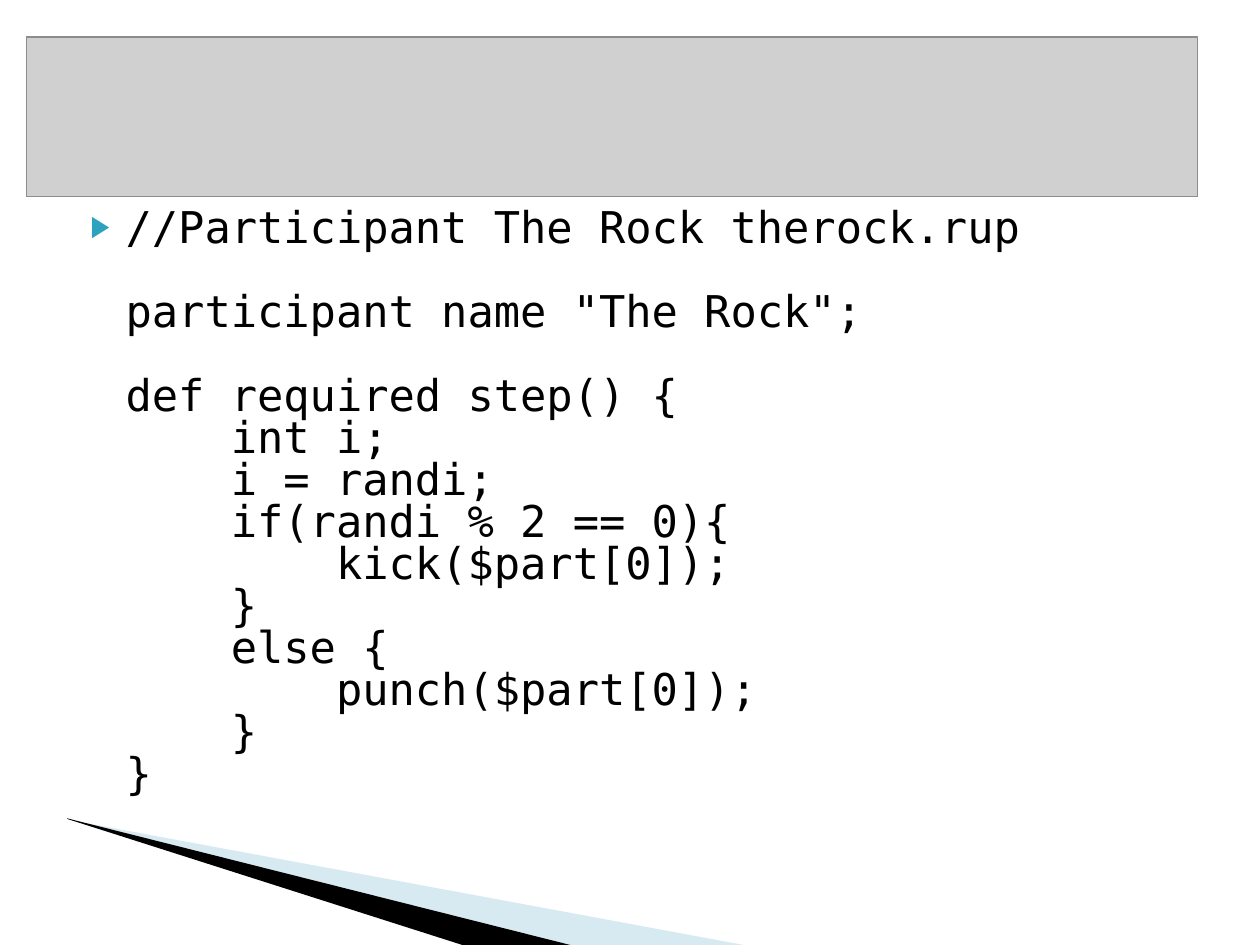
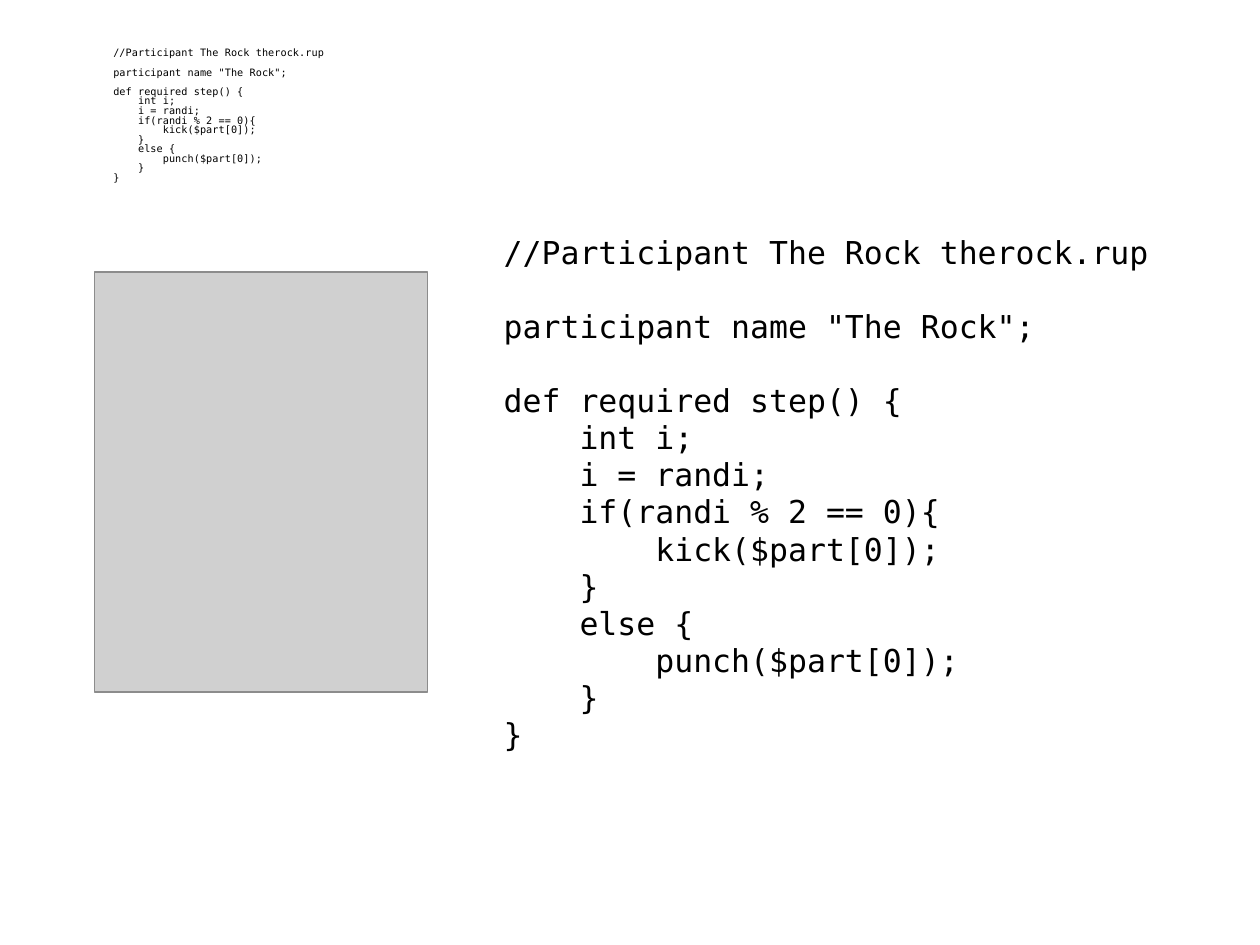
Before and after one commit to dcoli/plt4115, a slide deck: slide 6 of src/compiler/doc/rumble.ppt. Drawn at 1260x945 pixels with LibreOffice and Linux fonts; fonts in the diff are those of the drawing; grey boxes stand for pictures; background and template pictures are left out. Boxes give left, top, right and bottom in pixels: in the first picture for what was removed or moved away, otherwise in the second. Text is boxed around its words. In the diff, an @@ line names an element or a change of style, - is before the commit and + after.

Commit message:
change fonts - probably only good on my computer or another mac. changes made in openoffice but saved in powerpoint format.

```diff
--- a/src/compiler/doc/rumble.ppt
+++ b/src/compiler/doc/rumble.ppt
@@ text added at (113, 49, 324, 164), 5.8 pt, text #000000 @@
+//Participant The Rock therock.rup
+participant name "The Rock";
+def required step() {
+int i;
+i = randi;
+if(randi % 2 == 0){
+kick($part[0]);
+}
+else {
+punch($part[0]);
+}
+}
@@ text "//Participant The Rock therock.rup participant ...": place and size @@
-text "//Participant The Rock therock.rup participant ..." at (126, 209, 1020, 714)
+text "//Participant The Rock therock.rup participant ..." at (504, 240, 1149, 679)
@@ text "//Participant The Rock therock.rup participant ..." at (504, 240, 1149, 679): size 25 to 18 pt; bullet ▶ to none; line spacing 0.8 to 0.98 @@
@@ picture: place and size @@
-picture at (26, 37, 1197, 197)
+picture at (94, 272, 428, 692)
@@ freeform shape removed at (98, 689, 622, 888) @@
@@ freeform shape removed at (0, 798, 517, 914) @@
```
Also in this commit, not shown: 8 other slides changed, 4 slides added, 4 slides removed.
